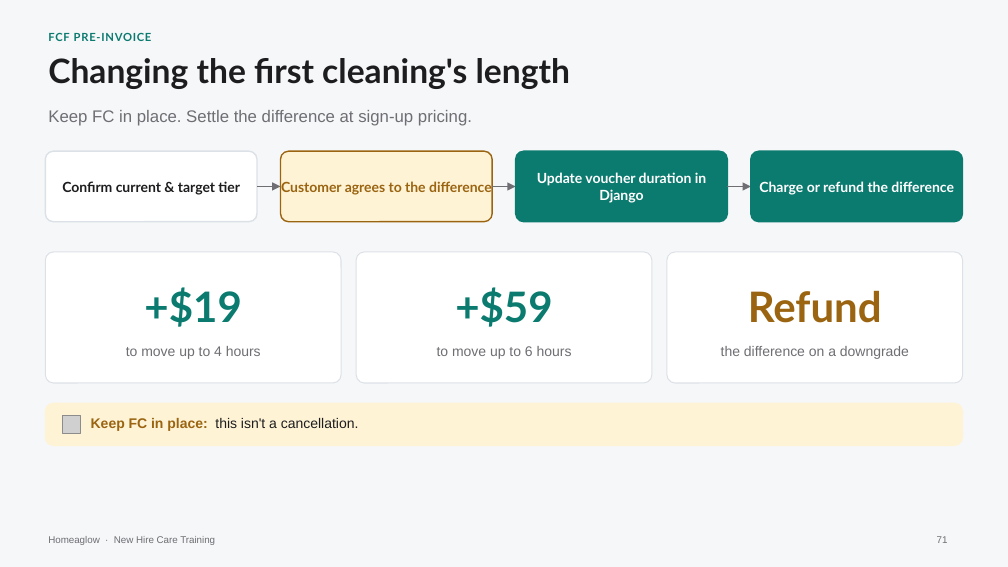
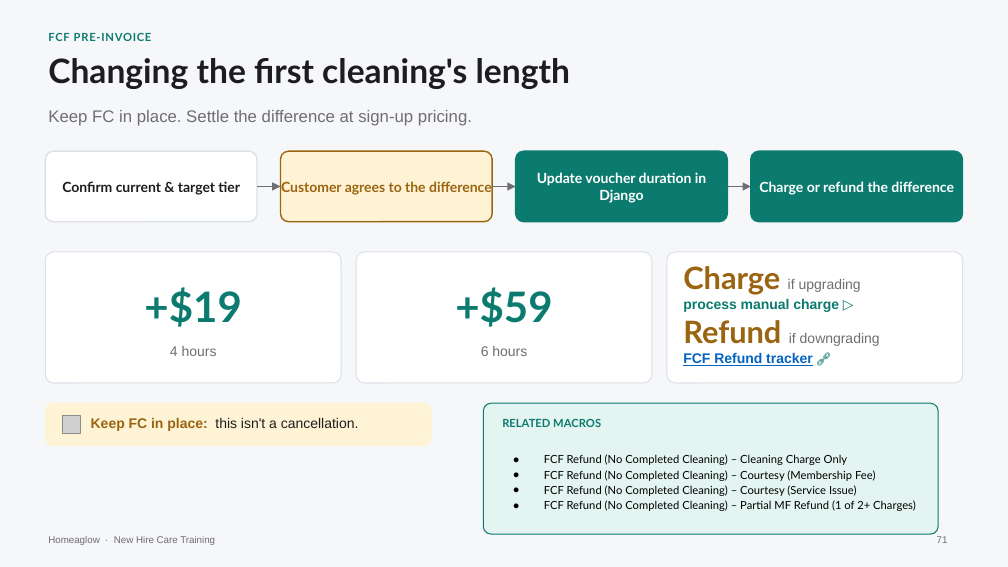
Before and after one commit to anjulimichelle/training, a slide deck: slide 71 of retention-membership-cancellation/retention-membership-cancellation.pptx. Drawn at 1008x567 pixels with LibreOffice and Linux fonts; fonts in the diff are those of the drawing; grey boxes stand for pictures. Boxes give left, top, right and bottom in pixels: in the first picture for what was removed or moved away, otherwise in the second. Text is boxed around its words. In the diff, an @@ line names an element or a change of style, - is before the commit and + after.

```diff
--- a/retention-membership-cancellation/retention-membership-cancellation.pptx
+++ b/retention-membership-cancellation/retention-membership-cancellation.pptx
@@ text added at box(683, 266, 880, 366), 10 pt, text #6E6E73, bold @@
+Charge if upgrading
+process manual charge ▷
+Refund if downgrading
+FCF Refund tracker 🔗
@@ text removed at box(748, 290, 882, 323) @@
-Refund
@@ text at box(170, 346, 217, 356): text changed @@
-to move up to 4 hours
+4 hours
@@ text at box(481, 346, 527, 356): text changed @@
-to move up to 6 hours
+6 hours
@@ text removed at box(721, 346, 909, 359) @@
-the difference on a downgrade
@@ rounded rectangle: place and size @@
-rounded rectangle at box(45, 403, 963, 446)
+rounded rectangle at box(45, 403, 431, 446)
@@ rounded rectangle added at box(483, 403, 937, 534), fill #E3F4F1, outline #0B7A6F 0.75 pt @@
@@ text added at box(502, 419, 601, 427), 8 pt, text #0B7A6F, bold @@
+RELATED MACROS
@@ text added at box(544, 454, 916, 511), 8 pt, text #000000 @@
+● FCF Refund (No Completed Cleaning) – Cleaning Charge Only
+● FCF Refund (No Completed Cleaning) – Courtesy (Membership Fee)
+● FCF Refund (No Completed Cleaning) – Courtesy (Service Issue)
+● FCF Refund (No Completed Cleaning) – Partial MF Refund (1 of 2+ Charges)
```
Also in this commit, not shown: 6 other slides changed, 1 slide added, 1 other file.
